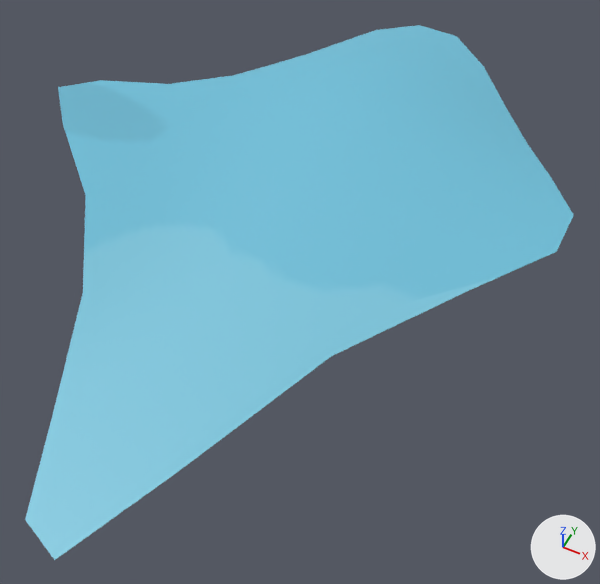
Before and after pictures for a commit that changed the FBX model Assets/Arts/Envi/Modular/Mod_Water_03.fbx.
Camera for both pictures: a camera (50 mm lens) standing at (0.925, -1.621, 1.528) and looking at (0.27, -0.31, -0.11). Lighting does not change. The marker at lower right points along +X, +Y and +Z. The first picture is the older version. Where no turn or scale is listed for an object, it has been applied to the vertices.

Names of what the first picture shows: 'Mod_Water_03'.
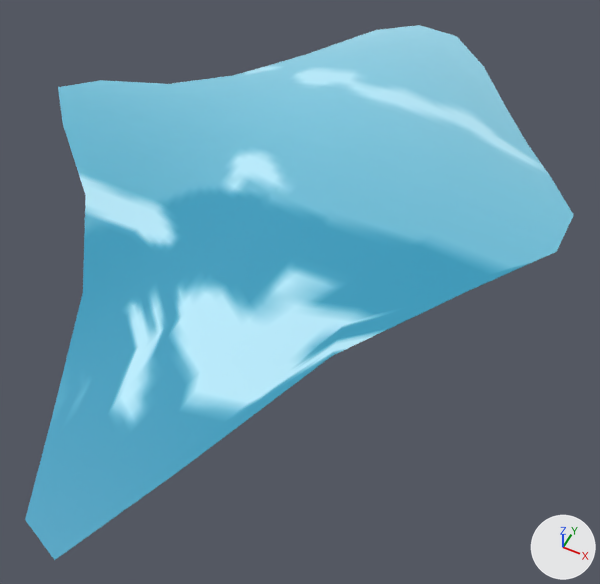
Boxes (x1, y1, x2, y2) around the edits, measured in the pictures (600 x 584 px):
'Mod_Water_03', surface changed
    both: (25, 25, 558, 560)

Diff of the bpy script that builds the scene:
```diff
--- a/Assets/Arts/Envi/Modular/Mod_Water_03.fbx.py
+++ b/Assets/Arts/Envi/Modular/Mod_Water_03.fbx.py
@@ img_tex_env_png @@
+img_tex_env_png = load_image('Tex_Env.png', '../Texture/Tex_Env.png', 1024, 1024, 'sRGB')
@@ mat_tex_env @@
 mat_tex_env = principled_material('Tex_Env')
-mat_tex_env.texture = img_texture_atlas_environment_png
+mat_tex_env.texture = img_tex_env_png
@@ me_plane_006 @@
 me_plane_006.from_pydata(...)  # 59 vertices, 46 faces; spans x -0.68..0.85, y -1.23..0.85, z 0.02..0.1
 # used by ob_mod_water_03; location = (0.0, 0.0, 0.0)
+# me_plane_006 part 1: texture (UV) coordinates of 46 of 46 faces, centred in x -0.55..0.7, y -0.92..0.72, z 0.03..0.1, changed; they spanned u 0.29..0.35, v 0.77..0.87 and now span u 0.41..0.47, v 0.89..0.98
 me_plane_006.materials.append(mat_tex_env)
```
